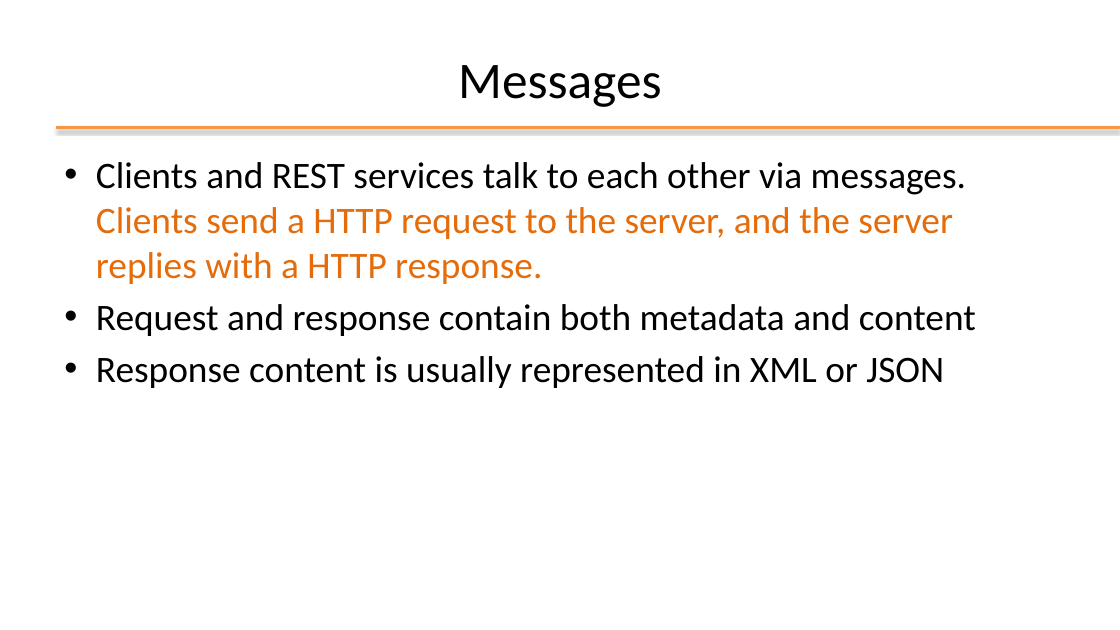
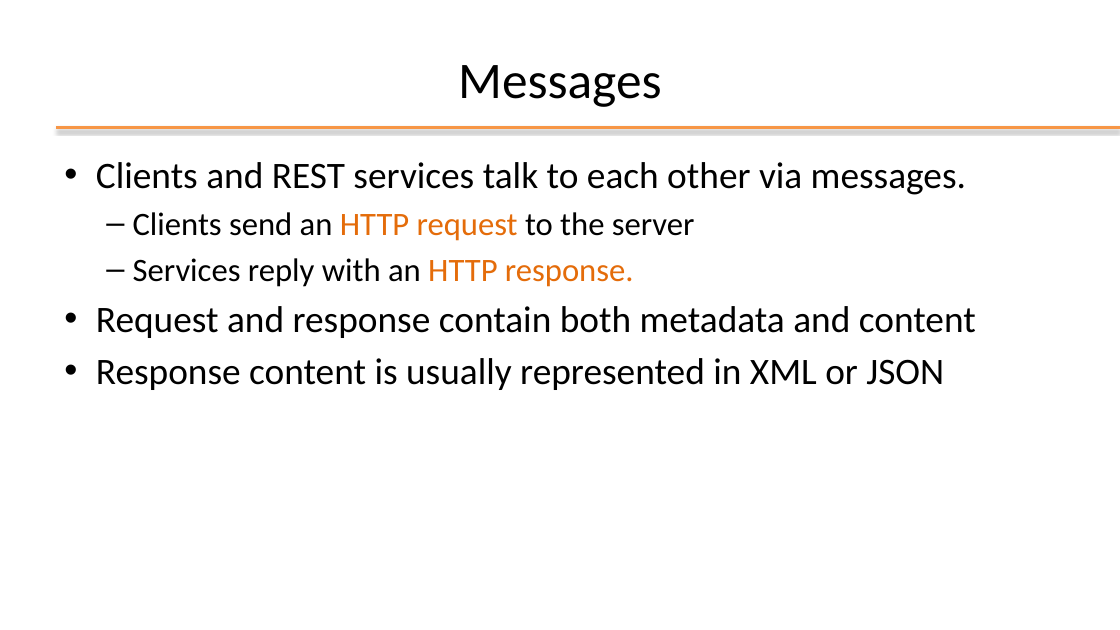
Before and after one commit to nbicocchi/learn-java-core, a slide deck: slide 7 of assets/slides/P3 - Java Data Access (REST).pptx. Drawn at 1120x630 pixels with LibreOffice and Linux fonts; fonts in the diff are those of the drawing; background and template pictures are left out. Boxes give left, top, right and bottom in pixels: in the first picture for what was removed or moved away, otherwise in the second. Text is boxed around its words. In the diff, an @@ line names an element or a change of style, - is before the commit and + after.

```diff
--- a/assets/slides/P3 - Java Data Access (REST).pptx
+++ b/assets/slides/P3 - Java Data Access (REST).pptx
@@ text at [96, 162, 966, 287]: text changed; size 32 to 28 pt; text colour #E46C0A to #000000 @@
-• Clients and REST services talk to each other via messages. Clients send a HTTP request to the server, and the server replies with a HTTP response.
+• Clients and REST services talk to each other via messages.
+  – Clients send an HTTP request to the server
+  – Services reply with an HTTP response.
```
Also in this commit, not shown: 4 other slides changed, 2 slides removed.
